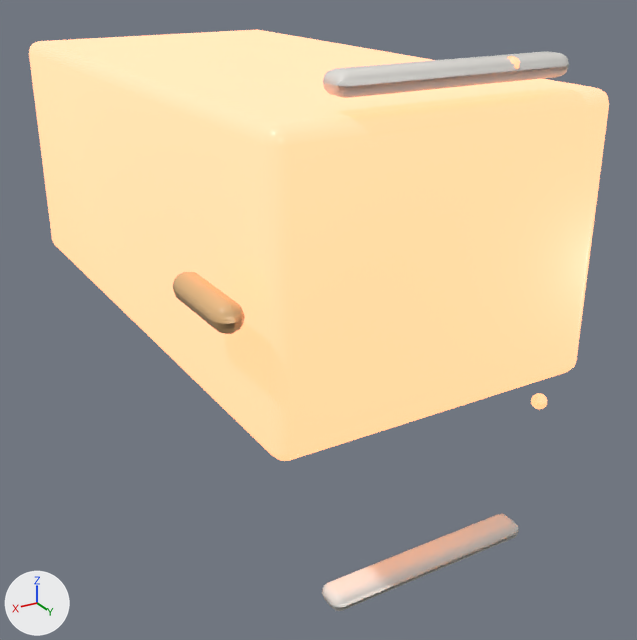
Before and after pictures for a commit that changed the glTF model unity/Assets/Art/EarlyGame/garage-kit/garage-server-closet.glb.
The view is the same before and after, from a 50 mm camera at (0.7, 1.853, 1.413) aimed at (-0.042, 0.616, 0.795). The lights are fixed; the arrows at lower left show +X, +Y and +Z. The first picture is the older version. Where no turn or scale is listed for an object, it has been applied to the vertices. Vertices at exactly the same position are counted once.

Objects in the first picture: 'Handle.001', 'Led0.001', 'Led2.001', 'Shell.001', 'Vent0.001', 'Vent2.001'.
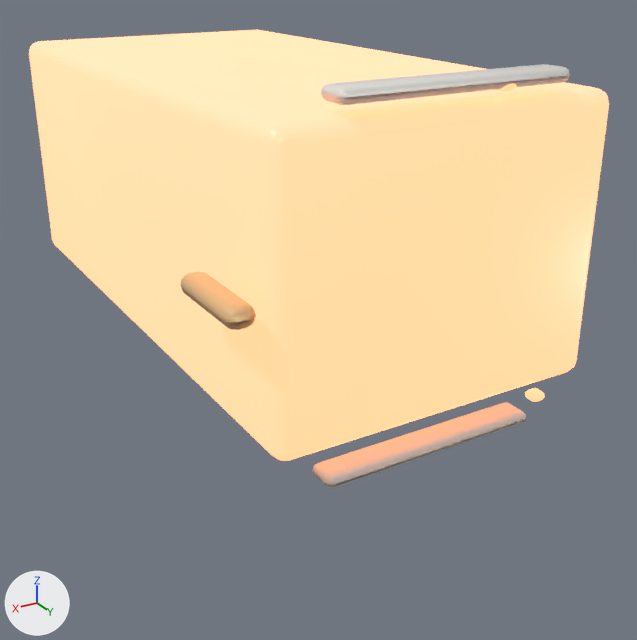
Where the newer file only moved an object's origin or applied its transform, the numbers keep the older frame.

Scene script edits in JSON lines:
```json
{"block": "me_cube_020", "where": "# used by ob_handle_001; location = (-0.067, 1.37, 0.0)"}
{"op": "remove", "block": "me_cube_020", "code": "me_cube_020.from_pydata(...)  # 80 vertices, 156 faces; spans x 0.36..0.4, y -0.495..-0.345, z 1.0..1.04"}
{"op": "add", "block": "me_cube_020", "code": "me_cube_020.from_pydata(...)  # 80 vertices, 156 faces; spans x 0.4..0.44, y -0.505..-0.355, z 1.005..1.035"}
{"block": "me_cube_020", "change": "me_cube_020 part 1: 80 of 80 vertices moved; they spanned x 0.36..0.4, y -0.495..-0.345, z 1.0..1.04 and now span x 0.4..0.44, y -0.505..-0.355, z 1.005..1.035; mean shift (0.04, -0.01, 0.0)"}
{"block": "me_cube_024", "where": "# used by ob_led0_001; location = (0.058, 1.392, 0.074)"}
{"op": "remove", "block": "me_cube_024", "code": "me_cube_024.from_pydata(...)  # 82 vertices, 160 faces; spans x -0.2625..-0.2375, y -0.3925..-0.3675, z 0.6875..0.7125"}
{"op": "add", "block": "me_cube_024", "code": "me_cube_024.from_pydata(...)  # 88 vertices, 172 faces; spans x -0.2625..-0.2375, y -0.4425..-0.4175, z 0.6925..0.7075"}
{"block": "me_cube_024", "change": "me_cube_024 part 2: 88 vertices added at x -0.2625..-0.2375, y -0.4425..-0.4175, z 0.6925..0.7075"}
{"block": "me_cube_024", "change": "me_cube_024 part 3: 82 vertices removed from x -0.2625..-0.2375, y -0.3925..-0.3675, z 0.6875..0.7125"}
{"block": "me_cube_021", "where": "# used by ob_vent0_001; location = (0.0, 1.38, 0.0)"}
{"op": "remove", "block": "me_cube_021", "code": "me_cube_021.from_pydata(...)  # 80 vertices, 156 faces; spans x -0.175..0.175, y -0.405..-0.355, z 0.535..0.565"}
{"op": "add", "block": "me_cube_021", "code": "me_cube_021.from_pydata(...)  # 80 vertices, 156 faces; spans x -0.175..0.175, y -0.455..-0.405, z 0.54..0.56"}
{"block": "me_cube_021", "change": "me_cube_021 part 4: 80 of 80 vertices moved; they spanned x -0.175..0.175, y -0.405..-0.355, z 0.535..0.565 and now span x -0.175..0.175, y -0.455..-0.405, z 0.54..0.56; mean shift (0.0, -0.05, 0.0)"}
{"block": "me_cube_023", "where": "# used by ob_vent2_001; location = (0.0, 1.38, -0.183)"}
{"op": "remove", "block": "me_cube_023", "code": "me_cube_023.from_pydata(...)  # 84 vertices, 164 faces; spans x -0.175..0.175, y -0.405..-0.355, z 1.435..1.465"}
{"op": "add", "block": "me_cube_023", "code": "me_cube_023.from_pydata(...)  # 80 vertices, 156 faces; spans x -0.175..0.175, y -0.455..-0.405, z 1.44..1.46"}
{"block": "me_cube_023", "change": "me_cube_023 part 5: 84 vertices removed from x -0.175..0.175, y -0.405..-0.355, z 1.435..1.465; 80 vertices added at x -0.175..0.175, y -0.455..-0.405, z 1.44..1.46"}
{"op": "set", "path": "ob_handle_001.location", "old": "(-0.067, 1.37, 0.0)", "new": "(-0.119, 1.38, 0.0)"}
{"op": "set", "path": "ob_led0_001.location", "old": "(0.058, 1.392, 0.074)", "new": "(0.068, 1.442, 0.088)"}
{"op": "set", "path": "ob_led2_001.location", "old": "(0.071, 1.392, -0.228)", "new": "(0.078, 1.442, -0.251)"}
{"op": "set", "path": "ob_vent0_001.location", "old": "(0.0, 1.38, 0.0)", "new": "(0.013, 1.43, 0.21)"}
{"op": "set", "path": "ob_vent2_001.location", "old": "(0.0, 1.38, -0.183)", "new": "(0.0, 1.43, -0.194)"}
```

Where the change shows, as pixel boxes [x1, y1, x2, y2] in the pictures (637 x 640 px):
```json
{"object": "Vent0.001", "change": "reshaped, moved", "before": [322, 514, 519, 611], "after": [312, 402, 526, 488], "on screen": "9% wider, 11% shorter"}
{"object": "Vent2.001", "change": "reshaped, moved", "before": [323, 51, 569, 98], "after": [321, 64, 570, 105], "on screen": "12% shorter"}
{"object": "Handle.001", "change": "reshaped, moved", "before": [173, 272, 245, 334], "after": [180, 272, 256, 330], "on screen": "6% shorter"}
{"object": "Led0.001", "change": "reshaped, moved", "before": [531, 393, 547, 409], "after": [525, 388, 545, 402], "on screen": "24% wider, 12% shorter"}
{"object": "Led2.001", "change": "moved", "before": [507, 56, 520, 69], "after": [496, 83, 517, 92]}
{"part": 2, "of": "me_cube_024", "change": "added", "after": [525, 388, 545, 402]}
{"part": 3, "of": "me_cube_024", "change": "deleted", "before": [531, 393, 547, 409]}
```
